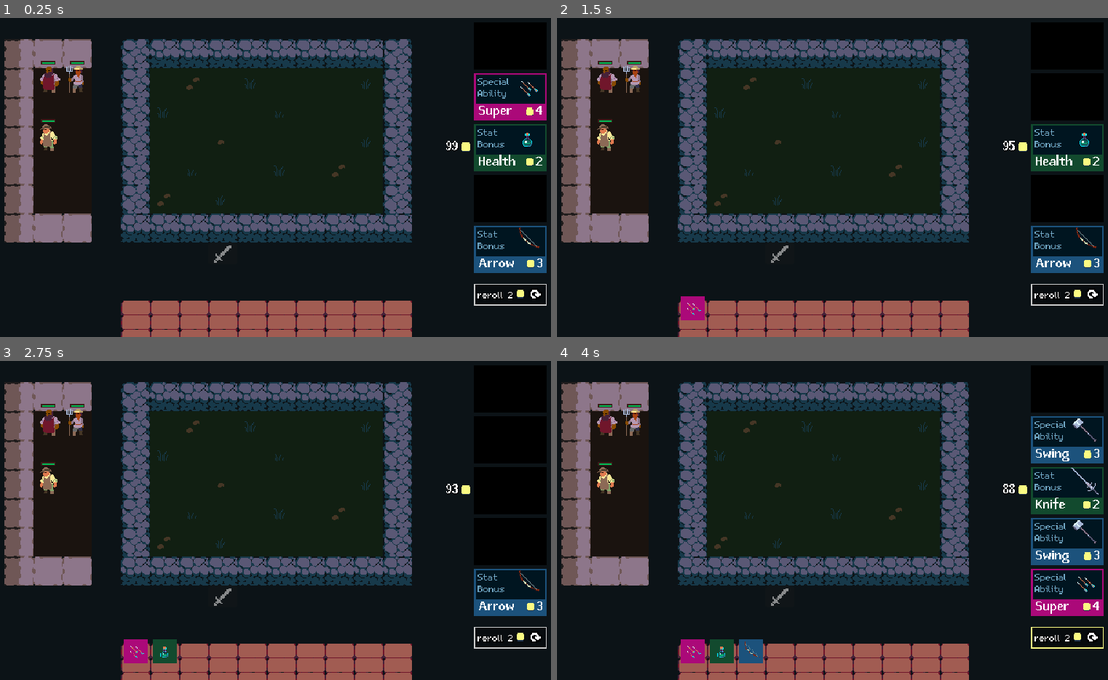
Above: before the commit, frames 1-4 (two rows, left to right).
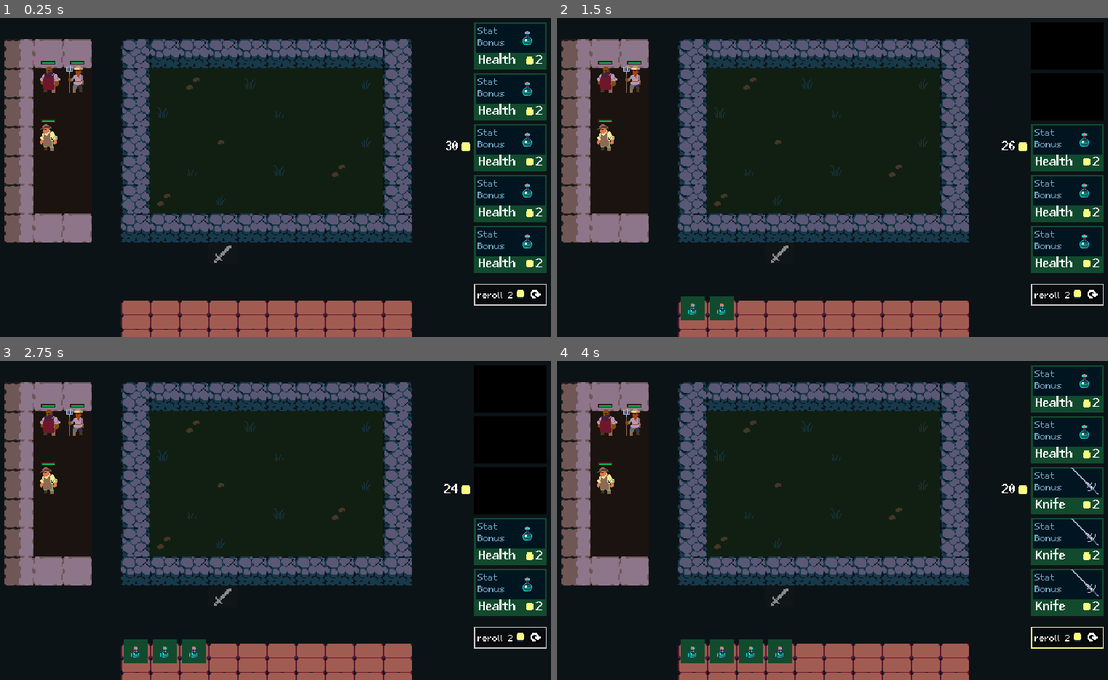
Above: after the commit, the same moments.

Repository: gustavofukunaga/tcc
Game: Godot game, scene res://Scenes/Arena/arena.tscn
The game is run twice, just before and just after one commit, with the same random seed, the same clock (stepped at 60 frames per second) and the same inputs.
Inputs (mouse positions are in pixels of both pictures, inside the frame that each line leads up to):
- Up to frame 1 (0.25 s): no input
- Up to frame 2 (1.5 s): click (1069, 97) at 0.52 s; click (1069, 46) at 1.27 s
- Up to frame 3 (2.75 s): click (512, 488) at 2.02 s
- Up to frame 4 (4 s): click (1069, 590) at 2.77 s; click (1069, 638) at 3.5 s

The runs differ from the first frame. In frame 1, 5.6% of the frame differs, in the area x 80-100%, y 1-80%; in frame 2, 3.5%; in frame 3, 3.5%; in frame 4, 5.6%, in the area x 22-100%, y 1-95%.

Commit message:
add levels and gold evolution

Diff:
--- a/Custom_nodes/battle_handler.gd
+++ b/Custom_nodes/battle_handler.gd
@@ -9,9 +9,6 @@
 	Vector2i(7, 3)
 ]
 const ZOMBIE := preload("res://data/enemies/zombie.tres")
-
-signal player_won
-signal enemy_won
 
 @export var game_state: GameState
 @export var game_area: PlayArea
@@ -52,12 +49,12 @@
 		new_unit.stats.team = UnitStats.Team.PLAYER
 		_setup_battle_unit(unit_coord, new_unit)
 
-	for unit_coord: Vector2i in ZOMBIE_TEST_POSITIONS:
+	for unit_coord: Array in game_state.get_enemy_positions():
 		var new_unit := scene_spawner.spawn_scene(battle_unit_grid) as BattleUnit
 		new_unit.add_to_group("enemy_units")
-		new_unit.stats = ZOMBIE
+		new_unit.stats = unit_coord[0]
 		new_unit.stats.team = UnitStats.Team.ENEMY
-		_setup_battle_unit(unit_coord, new_unit)
+		_setup_battle_unit(unit_coord[1], new_unit)
 
 
 	UnitNavigation.update_occupied_tiles()
@@ -75,10 +72,12 @@
 
 	if get_tree().get_node_count_in_group("enemy_units") == 0:
 		game_state.current_phase = GameState.Phase.PREPARATION
-		player_won.emit()
+		game_state.player_won()
+		print("plauer won")
 	if get_tree().get_node_count_in_group("player_units") == 0:
 		game_state.current_phase = GameState.Phase.PREPARATION
-		enemy_won.emit()
+		game_state.enemy_won()
+		print("enemy won")
 
 
 func _on_game_state_changed() -> void:
--- a/Data/Player/player_stats.gd
+++ b/Data/Player/player_stats.gd
@@ -2,12 +2,12 @@
 extends Resource
 
 const ROLL_RARITIES := {
-	#1:  [UnitStats.Rarity.COMMON],
-	1:  [UnitStats.Rarity.COMMON, UnitStats.Rarity.UNCOMMON, UnitStats.Rarity.RARE, UnitStats.Rarity.LEGENDARY],
-	2:  [UnitStats.Rarity.COMMON, UnitStats.Rarity.UNCOMMON, UnitStats.Rarity.RARE, UnitStats.Rarity.LEGENDARY],
-	3:  [UnitStats.Rarity.COMMON, UnitStats.Rarity.UNCOMMON, UnitStats.Rarity.RARE, UnitStats.Rarity.LEGENDARY],
-	#2:  [UnitStats.Rarity.COMMON],
-	#3:  [UnitStats.Rarity.COMMON, UnitStats.Rarity.UNCOMMON],
+	1:  [UnitStats.Rarity.COMMON],
+	#1:  [UnitStats.Rarity.COMMON, UnitStats.Rarity.UNCOMMON, UnitStats.Rarity.RARE, UnitStats.Rarity.LEGENDARY],
+	#2:  [UnitStats.Rarity.COMMON, UnitStats.Rarity.UNCOMMON, UnitStats.Rarity.RARE, UnitStats.Rarity.LEGENDARY],
+	#3:  [UnitStats.Rarity.COMMON, UnitStats.Rarity.UNCOMMON, UnitStats.Rarity.RARE, UnitStats.Rarity.LEGENDARY],
+	2:  [UnitStats.Rarity.COMMON],
+	3:  [UnitStats.Rarity.COMMON, UnitStats.Rarity.UNCOMMON],
 	4:  [UnitStats.Rarity.COMMON, UnitStats.Rarity.UNCOMMON, UnitStats.Rarity.RARE],
 	5:  [UnitStats.Rarity.COMMON, UnitStats.Rarity.UNCOMMON, UnitStats.Rarity.RARE],
 	6:  [UnitStats.Rarity.COMMON, UnitStats.Rarity.UNCOMMON, UnitStats.Rarity.RARE],
@@ -17,12 +17,12 @@
 	10: [UnitStats.Rarity.COMMON, UnitStats.Rarity.UNCOMMON, UnitStats.Rarity.RARE, UnitStats.Rarity.LEGENDARY],
 }
 const ROLL_CHANCES := {
-	#1: [1],
-	1: [1.0, 2.0, 4.5, 2.5],
-	2: [1.0, 2.0, 4.5, 2.5],
-	3: [1.0, 2.0, 4.5, 2.5],
-	#2: [1],
-	#3: [7.5, 2.5],
+	1: [1],
+	#1: [1.0, 2.0, 4.5, 2.5],
+	#2: [1.0, 2.0, 4.5, 2.5],
+	#3: [1.0, 2.0, 4.5, 2.5],
+	2: [1],
+	3: [7.5, 2.5],
 	4: [6.5, 3.0, 0.5],
 	5: [5.0, 3.5, 1.5],
 	6: [4.0, 4.0, 2.0],
@@ -33,9 +33,9 @@
 }
 
 @export_range(0, 99) var gold: int : set = _set_gold
-@export_range(0, 99) var xp: int : set = _set_xp
 @export_range(1, 10) var level: int : set = _set_level
 
+const START_GOLD = 30
 
 func get_random_rarity_for_level() -> ItemStats.Rarity:
 	var rng = RandomNumberGenerator.new()
@@ -50,11 +50,6 @@
 	emit_changed()
 
 
-func _set_xp(value: int) -> void:
-	xp = value
-	emit_changed()
-
-
 func _set_level(value: int) -> void:
 	level = value
 	emit_changed()
--- a/Data/Player/player_stats.tres
+++ b/Data/Player/player_stats.tres
@@ -4,7 +4,6 @@
 
 [resource]
 script = ExtResource("1_7s0t2")
-gold = 99
-xp = 0
-level = 3
+gold = 30
+level = 1
 metadata/_custom_type_script = "uid://bno3o37fmo7k4"
--- a/Data/Units/bram.tres
+++ b/Data/Units/bram.tres
@@ -9,7 +9,7 @@
 name = "Bram"
 skin_coordinates = Vector2i(0, 6)
 team = 0
-max_health = 300
+max_health = 3000
 max_mana = 0
 starting_mana = 0
 attack_damage = 6
--- a/Data/Units/frod.tres
+++ b/Data/Units/frod.tres
@@ -9,10 +9,10 @@
 name = "Frod"
 skin_coordinates = Vector2i(2, 6)
 team = 0
-max_health = 30
+max_health = 3000
 max_mana = 0
 starting_mana = 0
-attack_damage = 10
+attack_damage = 400
 ability_power = 300
 attack_speed = 1.0
 armor = 0
--- a/Data/Units/hale.tres
+++ b/Data/Units/hale.tres
@@ -9,7 +9,7 @@
 name = "Hale"
 skin_coordinates = Vector2i(2, 5)
 team = 0
-max_health = 70
+max_health = 7000
 max_mana = 0
 starting_mana = 0
 attack_damage = 8
--- /dev/null
+++ b/Data/enemies/archer.tres
@@ -0,0 +1,22 @@
+[gd_resource type="Resource" script_class="UnitStats" load_steps=4 format=3 uid="uid://irwq4qxhjxx8"]
+
+[ext_resource type="PackedScene" uid="uid://dxsdrhyvoicym" path="res://Scenes/_effects/attack_smear_effect.tscn" id="1_wucff"]
+[ext_resource type="PackedScene" uid="uid://d045ocq2a6it8" path="res://Scenes/_projectiles/frod_projectile.tscn" id="2_jplbc"]
+[ext_resource type="Script" uid="uid://b5xwqcu3p6jfw" path="res://Data/Units/unit_stats.gd" id="3_8pscv"]
+
+[resource]
+script = ExtResource("3_8pscv")
+name = "Archer"
+skin_coordinates = Vector2i(1, 4)
+team = 1
+max_health = 100
+max_mana = 0
+starting_mana = 0
+attack_damage = 20
+ability_power = 0
+attack_speed = 1.0
+armor = 0
+attack_range = 5
+melee_attack = ExtResource("1_wucff")
+ranged_attack = ExtResource("2_jplbc")
+metadata/_custom_type_script = "uid://b5xwqcu3p6jfw"
--- /dev/null
+++ b/Data/enemies/mage.tres
@@ -0,0 +1,26 @@
+[gd_resource type="Resource" script_class="UnitStats" load_steps=6 format=3 uid="uid://f5p7uloiy7hb"]
+
+[ext_resource type="PackedScene" uid="uid://dxsdrhyvoicym" path="res://Scenes/_effects/attack_smear_effect.tscn" id="1_4u3q8"]
+[ext_resource type="PackedScene" uid="uid://b78xgtn2fbplx" path="res://Scenes/_abilities/hail_of_arrows.tscn" id="1_ehp5u"]
+[ext_resource type="Resource" uid="uid://b1ynvpqy35n6b" path="res://Data/Items/arrow_special.tres" id="2_g5eyf"]
+[ext_resource type="PackedScene" uid="uid://d045ocq2a6it8" path="res://Scenes/_projectiles/frod_projectile.tscn" id="2_utyeg"]
+[ext_resource type="Script" uid="uid://b5xwqcu3p6jfw" path="res://Data/Units/unit_stats.gd" id="3_ehp5u"]
+
+[resource]
+script = ExtResource("3_ehp5u")
+name = "Mage"
+skin_coordinates = Vector2i(1, 0)
+team = 1
+max_health = 150
+max_mana = 3
+starting_mana = 0
+attack_damage = 10
+ability_power = 10
+attack_speed = 0.8
+armor = 0
+attack_range = 4
+melee_attack = ExtResource("1_4u3q8")
+ranged_attack = ExtResource("2_utyeg")
+ability = ExtResource("1_ehp5u")
+equipped_ability = ExtResource("2_g5eyf")
+metadata/_custom_type_script = "uid://b5xwqcu3p6jfw"
--- /dev/null
+++ b/Data/enemies/reaper.tres
@@ -0,0 +1,26 @@
+[gd_resource type="Resource" script_class="UnitStats" load_steps=6 format=3 uid="uid://ce7lotbgm33fh"]
+
+[ext_resource type="PackedScene" uid="uid://dxsdrhyvoicym" path="res://Scenes/_effects/attack_smear_effect.tscn" id="1_0uaa7"]
+[ext_resource type="PackedScene" uid="uid://c0yisw37t1e0g" path="res://Scenes/_abilities/axe_swing.tscn" id="1_pwepa"]
+[ext_resource type="PackedScene" uid="uid://d045ocq2a6it8" path="res://Scenes/_projectiles/frod_projectile.tscn" id="2_faidp"]
+[ext_resource type="Resource" uid="uid://c4uvwindpxl1i" path="res://Data/Items/hammer.tres" id="2_jro0y"]
+[ext_resource type="Script" uid="uid://b5xwqcu3p6jfw" path="res://Data/Units/unit_stats.gd" id="3_pwepa"]
+
+[resource]
+script = ExtResource("3_pwepa")
+name = "Reaper"
+skin_coordinates = Vector2i(1, 5)
+team = 1
+max_health = 350
+max_mana = 4
+starting_mana = 0
+attack_damage = 20
+ability_power = 30
+attack_speed = 0.7
+armor = 0
+attack_range = 1
+melee_attack = ExtResource("1_0uaa7")
+ranged_attack = ExtResource("2_faidp")
+ability = ExtResource("1_pwepa")
+equipped_ability = ExtResource("2_jro0y")
+metadata/_custom_type_script = "uid://b5xwqcu3p6jfw"
--- /dev/null
+++ b/Data/enemies/skeleton.tres
@@ -0,0 +1,22 @@
+[gd_resource type="Resource" script_class="UnitStats" load_steps=4 format=3 uid="uid://c5t2bundmjay5"]
+
+[ext_resource type="PackedScene" uid="uid://dxsdrhyvoicym" path="res://Scenes/_effects/attack_smear_effect.tscn" id="1_hnsmh"]
+[ext_resource type="PackedScene" uid="uid://d045ocq2a6it8" path="res://Scenes/_projectiles/frod_projectile.tscn" id="2_whju8"]
+[ext_resource type="Script" uid="uid://b5xwqcu3p6jfw" path="res://Data/Units/unit_stats.gd" id="3_kk80v"]
+
+[resource]
+script = ExtResource("3_kk80v")
+name = "Skeleton"
+skin_coordinates = Vector2i(0, 4)
+team = 1
+max_health = 200
+max_mana = 0
+starting_mana = 0
+attack_damage = 30
+ability_power = 3
+attack_speed = 0.7
+armor = 0
+attack_range = 1
+melee_attack = ExtResource("1_hnsmh")
+ranged_attack = ExtResource("2_whju8")
+metadata/_custom_type_script = "uid://b5xwqcu3p6jfw"
--- /dev/null
+++ b/Data/enemies/tank.tres
@@ -0,0 +1,22 @@
+[gd_resource type="Resource" script_class="UnitStats" load_steps=4 format=3 uid="uid://bsohtkhcensdn"]
+
+[ext_resource type="PackedScene" uid="uid://dxsdrhyvoicym" path="res://Scenes/_effects/attack_smear_effect.tscn" id="1_gj0di"]
+[ext_resource type="PackedScene" uid="uid://d045ocq2a6it8" path="res://Scenes/_projectiles/frod_projectile.tscn" id="2_rd7n0"]
+[ext_resource type="Script" uid="uid://b5xwqcu3p6jfw" path="res://Data/Units/unit_stats.gd" id="3_lte21"]
+
+[resource]
+script = ExtResource("3_lte21")
+name = "Tank"
+skin_coordinates = Vector2i(0, 1)
+team = 1
+max_health = 400
+max_mana = 0
+starting_mana = 0
+attack_damage = 10
+ability_power = 0
+attack_speed = 0.5
+armor = 0
+attack_range = 1
+melee_attack = ExtResource("1_gj0di")
+ranged_attack = ExtResource("2_rd7n0")
+metadata/_custom_type_script = "uid://b5xwqcu3p6jfw"
--- /dev/null
+++ b/Data/enemies/tank2.tres
@@ -0,0 +1,26 @@
+[gd_resource type="Resource" script_class="UnitStats" load_steps=6 format=3 uid="uid://d1lvnptct06lt"]
+
+[ext_resource type="PackedScene" uid="uid://dxsdrhyvoicym" path="res://Scenes/_effects/attack_smear_effect.tscn" id="1_couy7"]
+[ext_resource type="PackedScene" uid="uid://c0yisw37t1e0g" path="res://Scenes/_abilities/axe_swing.tscn" id="1_y5uhm"]
+[ext_resource type="PackedScene" uid="uid://d045ocq2a6it8" path="res://Scenes/_projectiles/frod_projectile.tscn" id="2_ai8i0"]
+[ext_resource type="Resource" uid="uid://c4uvwindpxl1i" path="res://Data/Items/hammer.tres" id="2_ytrst"]
+[ext_resource type="Script" uid="uid://b5xwqcu3p6jfw" path="res://Data/Units/unit_stats.gd" id="3_y5uhm"]
+
+[resource]
+script = ExtResource("3_y5uhm")
+name = "TANK 2"
+skin_coordinates = Vector2i(1, 1)
+team = 1
+max_health = 450
+max_mana = 7
+starting_mana = 0
+attack_damage = 10
+ability_power = 15
+attack_speed = 0.7
+armor = 0
+attack_range = 1
+melee_attack = ExtResource("1_couy7")
+ranged_attack = ExtResource("2_ai8i0")
+ability = ExtResource("1_y5uhm")
+equipped_ability = ExtResource("2_ytrst")
+metadata/_custom_type_script = "uid://b5xwqcu3p6jfw"
--- a/Data/enemies/zombie.tres
+++ b/Data/enemies/zombie.tres
@@ -9,10 +9,10 @@
 name = "Zombie"
 skin_coordinates = Vector2i(0, 0)
 team = 1
-max_health = 150
+max_health = 250
 max_mana = 5
 starting_mana = 0
-attack_damage = 7
+attack_damage = 20
 ability_power = 3
 attack_speed = 0.7
 armor = 0
--- a/Data/game_state/game_state.gd
+++ b/Data/game_state/game_state.gd
@@ -6,10 +6,88 @@
 	BATTLE
 }
 
+const ENEMY_TEST_POSITIONS := {
+	1:
+		[
+			[ARCHER, Vector2i(7, 0)],
+			[ZOMBIE, Vector2i(7, 3)]
+		],
+	2:
+		[
+			[ARCHER, Vector2i(6, 1)],
+			[ZOMBIE, Vector2i(6, 3)],
+			[TANK, Vector2i(7, 3)]
+		],
+	3:
+		[
+			[ARCHER, Vector2i(6, 1)],
+			[ZOMBIE, Vector2i(6, 3)],
+			[TANK, Vector2i(7, 0)],
+			[TANK_2, Vector2i(7, 3)]
+		],
+	4:
+		[
+			[ARCHER, Vector2i(6, 1)],
+			[MAGE, Vector2i(5, 4)],
+			[ZOMBIE, Vector2i(6, 3)],
+			[TANK, Vector2i(7, 0)],
+			[TANK_2, Vector2i(7, 3)]
+		],
+	5:
+		[
+			[ARCHER, Vector2i(6, 1)],
+			[MAGE, Vector2i(5, 4)],
+			[ZOMBIE, Vector2i(6, 3)],
+			[TANK, Vector2i(7, 0)],
+			[REAPER, Vector2i(6, 2)],
+			[TANK_2, Vector2i(7, 3)]
+		],
+	6:
+		[
+			[ARCHER, Vector2i(6, 1)],
+			[MAGE, Vector2i(5, 4)],
+			[ZOMBIE, Vector2i(6, 3)],
+			[TANK, Vector2i(7, 0)],
+			[REAPER, Vector2i(6, 2)],
+			[SKELETON, Vector2i(4, 4)],
+			[TANK_2, Vector2i(7, 3)]
+		]
+}
+
+const ARCHER = preload("res://Data/enemies/archer.tres")
+const MAGE = preload("res://Data/enemies/mage.tres")
+const REAPER = preload("res://Data/enemies/reaper.tres")
+const TANK_2 = preload("res://Data/enemies/tank2.tres")
+const TANK = preload("res://Data/enemies/tank.tres")
+const ZOMBIE := preload("res://data/enemies/zombie.tres")
+const SKELETON = preload("res://Data/enemies/skeleton.tres")
+
+const BONUS_GOLD = 20
+
 @export var current_phase: Phase:
 	set(value):
 		current_phase = value
 		changed.emit()
 
+@export var player_stats: PlayerStats
+
 func is_battling() -> bool:
 	return current_phase == Phase.BATTLE
+
+func get_enemy_positions() -> Array:
+	return ENEMY_TEST_POSITIONS.get(player_stats.level)
+
+func player_won() -> void:
+	player_stats.level += 1
+	if player_stats.level > 6:
+		_game_over()
+
+	player_stats.gold += BONUS_GOLD
+	print("Level ", player_stats.level, " start")
+
+func enemy_won() -> void:
+	_game_over()
+	print("Game Over")
+
+func _game_over() -> void:
+	player_stats.level = 1
--- a/Data/game_state/game_state.tres
+++ b/Data/game_state/game_state.tres
@@ -1,8 +1,10 @@
-[gd_resource type="Resource" script_class="GameState" load_steps=2 format=3 uid="uid://cim8of57c1lr2"]
+[gd_resource type="Resource" script_class="GameState" load_steps=3 format=3 uid="uid://cim8of57c1lr2"]
 
 [ext_resource type="Script" uid="uid://dmphi2qgqrcvx" path="res://Data/game_state/game_state.gd" id="1_ns2hg"]
+[ext_resource type="Resource" uid="uid://cfihuefg1m0o2" path="res://Data/Player/player_stats.tres" id="1_ukiyh"]
 
 [resource]
 script = ExtResource("1_ns2hg")
 current_phase = 0
+player_stats = ExtResource("1_ukiyh")
 metadata/_custom_type_script = "uid://dmphi2qgqrcvx"
